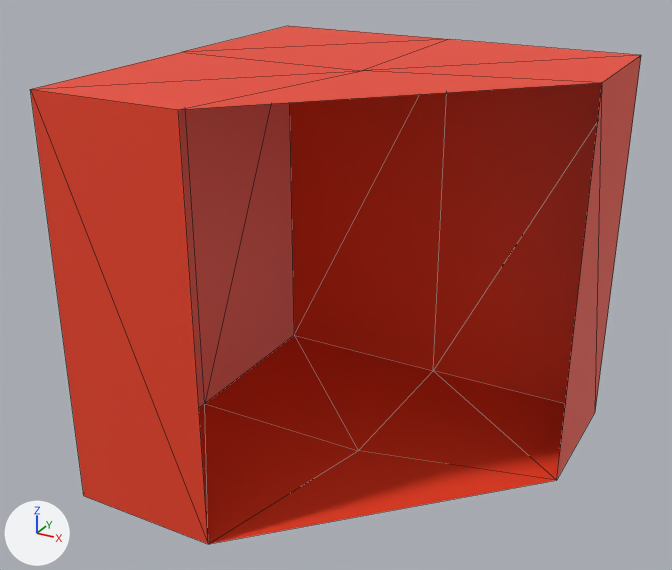
What one commit did to the glTF model models/seperated_blocks/r3c8_body_red.gltf.
One viewpoint serves both versions: a 50 mm camera at (1.91, -3.72, 1.79) aimed at (-0.1, -0.07, -0.03). The lights are fixed; the arrows at lower left show +X, +Y and +Z. Mesh edges are drawn as thin lines. Vertices at the same position are counted once.

In view in the first picture: 'r3c8_bode_red'.
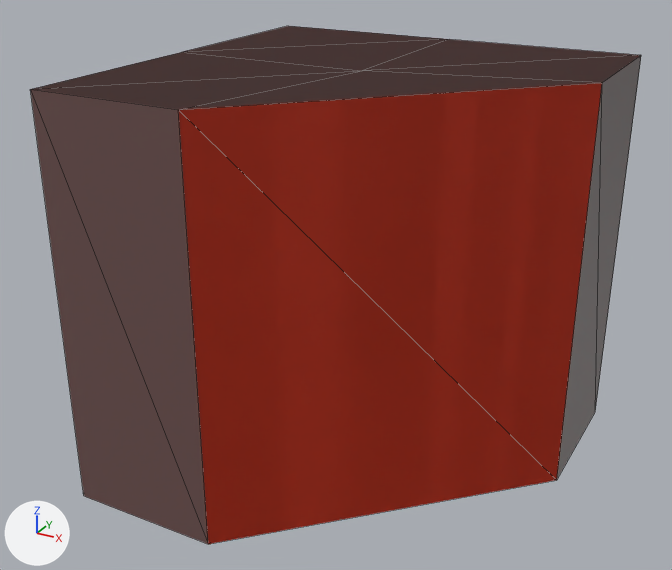
The change, as a list of edits to the scene's bpy script:
```text
Change me_cube_528:
    used by ob_r3c8_bode_red; location = (0.0, 0.0, 0.0)
    remove me_cube_528.from_pydata(...)  # 16 vertices, 26 faces; spans x -1.0..1.0, y -1.0..1.0, z -1.0..1.0
    add me_cube_528.from_pydata(...)  # 16 vertices, 28 faces; spans x -1.0..1.0, y -1.0..1.0, z -1.0..1.0
    me_cube_528 part 1: 26 faces spanning x -1.0..1.0, y -1.0..1.0, z -1.0..1.0 switch from mat_material_001 (picture img_minitown_tx) to no material
Add me_cube_528_1:
    me_cube_528_1.from_pydata(...)  # 16 vertices, 28 faces; spans x -1.0..1.0, y -1.0..1.0, z -1.0..1.0
    me_cube_528_1.materials.append(mat_material_001)  # picture img_minitown_tx
Add ob_r3c8_body_red:
    ob_r3c8_body_red = bpy.data.objects.new('r3c8_body_red', me_cube_528_1)
    ob_r3c8_body_red.location = (0.0, 0.0, 0.0)
```

Changed parts and their boxes [x1, y1, x2, y2] in the pictures (672 x 570 px):
'r3c8_body_red', added (red)
    after: [179, 83, 602, 544]
part 1 of me_cube_528, recoloured (red to brown)
    both: [30, 26, 641, 544]
